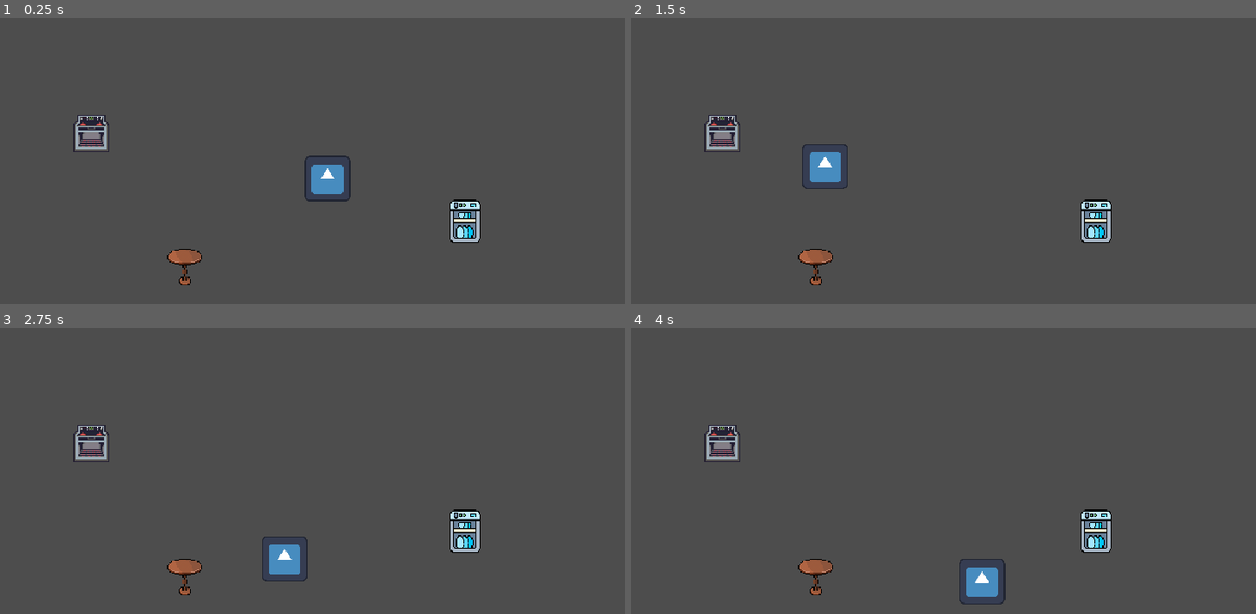
Above: before the commit, frames 1-4 (two rows, left to right).
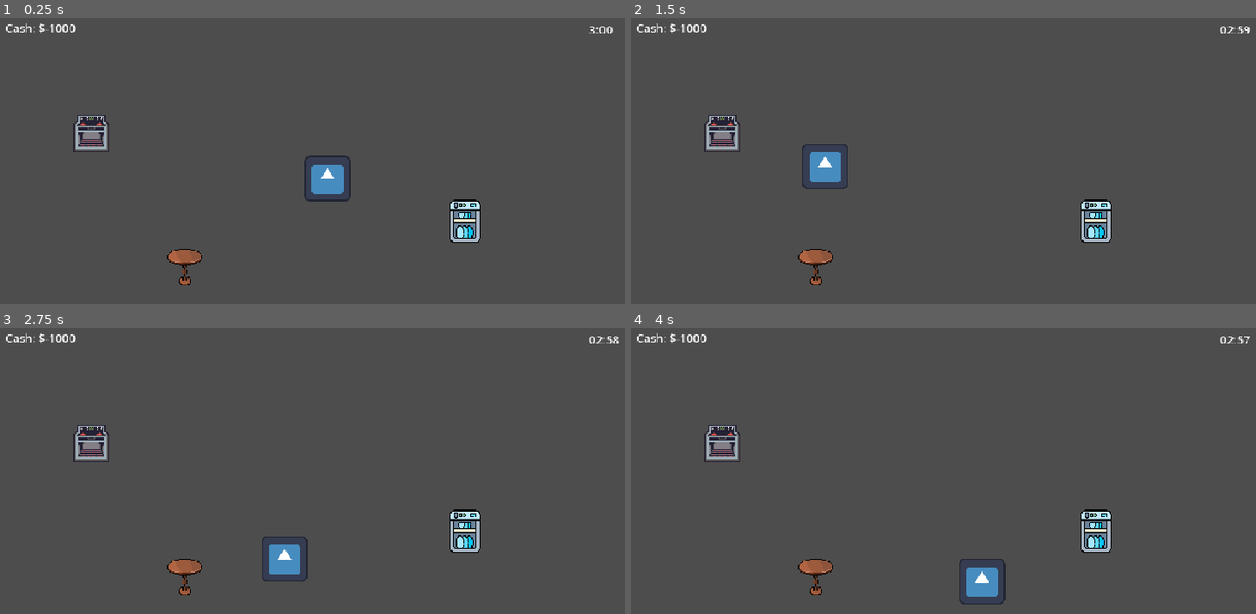
Above: after the commit, the same moments.

Repository: danielabenenciovj/TheFutureRestaurant
Game: Godot game, scene res://Scenes/main_lvl.tscn
Two runs of this game, one before a commit and one after it. Both use one fixed random seed, a clock stepped at 60 frames per second and the inputs below. The engine's default icon, where the game draws it, is replaced by a stand-in: a white triangle on a blue panel in a dark square.
Inputs (mouse positions are in pixels of both pictures, inside the frame that each line leads up to):
- Up to frame 1 (0.25 s): no input
- Up to frame 2 (1.5 s): tap Enter at 0.5 s; move the mouse to (724, 132) at 0.52 s; click (724, 132) at 0.67 s; move the mouse to (812, 263) at 1.27 s; click (812, 263) at 1.42 s
- Up to frame 3 (2.75 s): move the mouse to (462, 531) at 2.02 s; click (462, 531) at 2.17 s
- Up to frame 4 (4 s): move the mouse to (924, 588) at 2.77 s; click (924, 588) at 2.92 s; tap Space at 3.5 s; move the mouse to (1162, 568) at 3.52 s; click (1162, 568) at 3.67 s

The runs differ from the first frame. In frame 1, 0.2% of the frame differs, in the area x 0-99%, y 1-6%; in frame 2, 0.2%; in frame 3, 0.2%, in the area x 0-100%, y 1-6%; in frame 4, 0.2%.

Commit message:
Timer And Money

Diff:
--- a/Scenes/main_lvl.tscn
+++ b/Scenes/main_lvl.tscn
@@ -4,6 +4,7 @@
 [ext_resource type="PackedScene" uid="uid://h2au6tfu3gi5" path="res://Scenes/cook_station.tscn" id="2_8roya"]
 [ext_resource type="PackedScene" uid="uid://djsnsewwplhwj" path="res://Scenes/table.tscn" id="3_b3ecl"]
 [ext_resource type="PackedScene" uid="uid://dpp0fgvwosgwe" path="res://Scenes/cleaning_station.tscn" id="4_ny0fp"]
+[ext_resource type="Script" uid="uid://d23plxicfohyd" path="res://Scripts/ui_money_timer.gd" id="5_rx1jt"]
 
 [sub_resource type="NavigationPolygon" id="NavigationPolygon_a3p8x"]
 vertices = PackedVector2Array(950, 470, 10, 470, 10, 10, 950, 10)
@@ -30,3 +31,25 @@
 [node name="CleaningStation" parent="." unique_id=70017856 instance=ExtResource("4_ny0fp")]
 position = Vector2(670, 300)
 scale = Vector2(0.5, 0.5)
+
+[node name="UIMoney-Timer" type="VisibleOnScreenEnabler2D" parent="." unique_id=1266363139 groups=["UI_GROUP"]]
+position = Vector2(34, 32)
+rect = Rect2(-25, -23, 941, 461)
+script = ExtResource("5_rx1jt")
+
+[node name="Timer" type="Timer" parent="UIMoney-Timer" unique_id=1362334598]
+autostart = true
+
+[node name="Money" type="Label" parent="UIMoney-Timer" unique_id=1264293572]
+offset_left = -4.0
+offset_top = -14.0
+offset_right = 102.0
+offset_bottom = 29.0
+text = "0"
+
+[node name="Watch" type="Label" parent="UIMoney-Timer" unique_id=616068137]
+offset_left = 811.0
+offset_top = -12.0
+offset_right = 896.0
+offset_bottom = 26.0
+text = "3:00"
--- a/Scripts/table.gd
+++ b/Scripts/table.gd
@@ -39,6 +39,12 @@
 	# CASO 3: Recoger el plato sucio
 	elif waiter.actual_state == waiter.HandState.EMPTY and has_dirty_dish:
 		print("Mesero recogió el plato sucio. La mesa está limpia.")
+		var ui = get_tree().get_first_node_in_group("UI_GROUP")
+		if ui:
+			ui.Add_Money(100)
+			print("Plata entregada con éxito")
+		else:
+			print("Error: No encontré la UI. ¿Te olvidaste de ponerla en el grupo?")
 
 		# El mesero ahora carga el plato sucio
 		waiter.actual_state = waiter.HandState.DIRTY_DISH
--- /dev/null
+++ b/Scripts/ui_money_timer.gd
@@ -0,0 +1,32 @@
+extends VisibleOnScreenEnabler2D
+
+var Money = -1000
+var GlobalSeconds = 180
+
+@onready var label_Money = $Money
+@onready var label_Watch = $Watch
+@onready var Timer_Node = $Timer
+
+func _ready():
+	Update_Money()
+	Timer_Node.timeout.connect(_After_One_Second)
+
+func _After_One_Second():
+	if GlobalSeconds > 0:
+		GlobalSeconds -= 1
+		Update_Timer()
+	else:
+		Timer_Node.stop()
+		label_Watch.text = "00:00"
+
+func Update_Money():
+	label_Money.text = "Cash: $" + str(Money)
+
+func Update_Timer():
+	var Mins = GlobalSeconds / 60
+	var Seconds = GlobalSeconds % 60
+	label_Watch.text = "%02d:%02d" % [Mins, Seconds]
+
+func Add_Money(Amount):
+	Money += Amount
+	Update_Money()
Not shown, added: Scripts/ui_money_timer.gd.uid
